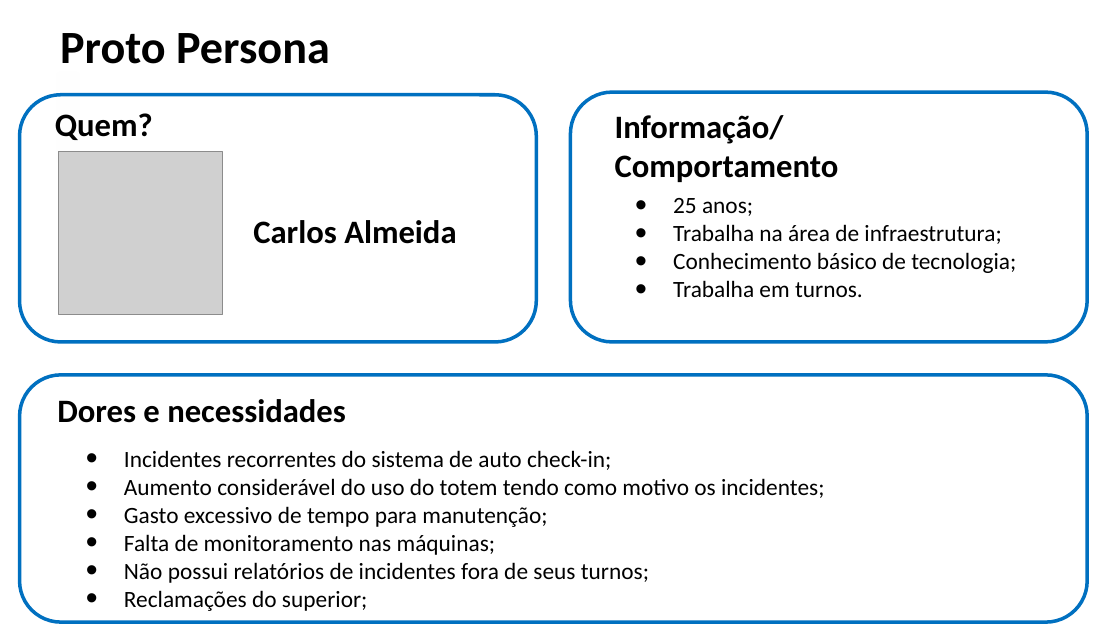
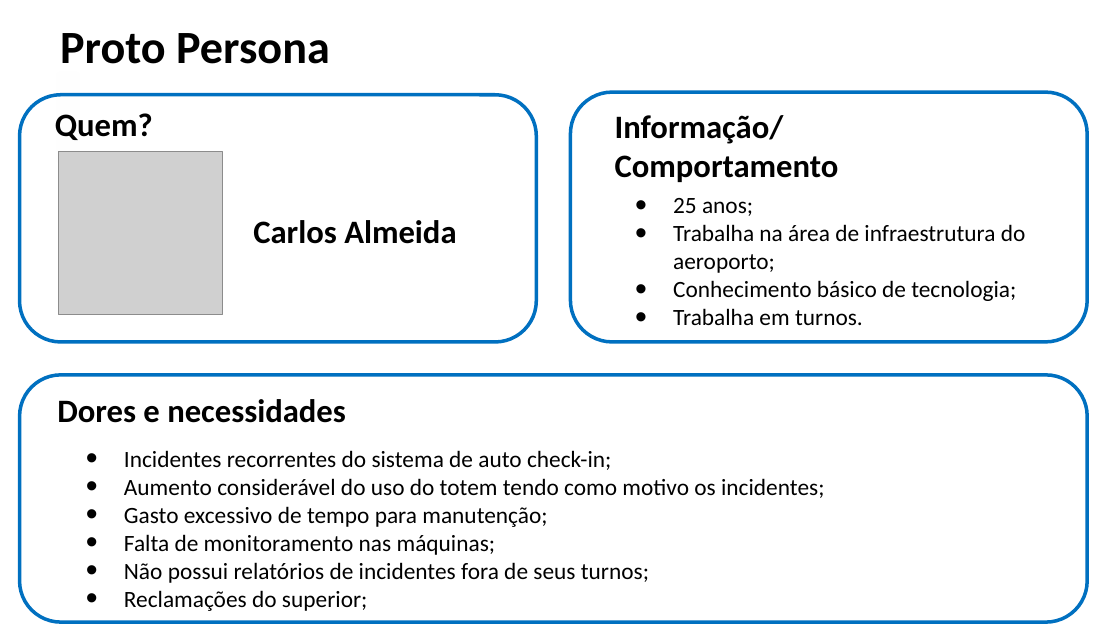
Before and after one commit to BandTec/Totem-Monitoring, a slide deck: slide 1 of documentacao/powerPoint/Proto-persona.pptx. Drawn at 1120x630 pixels with LibreOffice and Linux fonts; fonts in the diff are those of the drawing; grey boxes stand for pictures. Boxes give left, top, right and bottom in pixels: in the first picture for what was removed or moved away, otherwise in the second. Text is boxed around its words. In the diff, an @@ line names an element or a change of style, - is before the commit and + after.

Commit message:
Ajuste proto persona

```diff
--- a/documentacao/powerPoint/Proto-persona.pptx
+++ b/documentacao/powerPoint/Proto-persona.pptx
@@ text at [673,224,1026,273]: text changed @@
-• Trabalha na área de infraestrutura;
+• Trabalha na área de infraestrutura do aeroporto;
```
Also in this commit, not shown: 1 other file.
